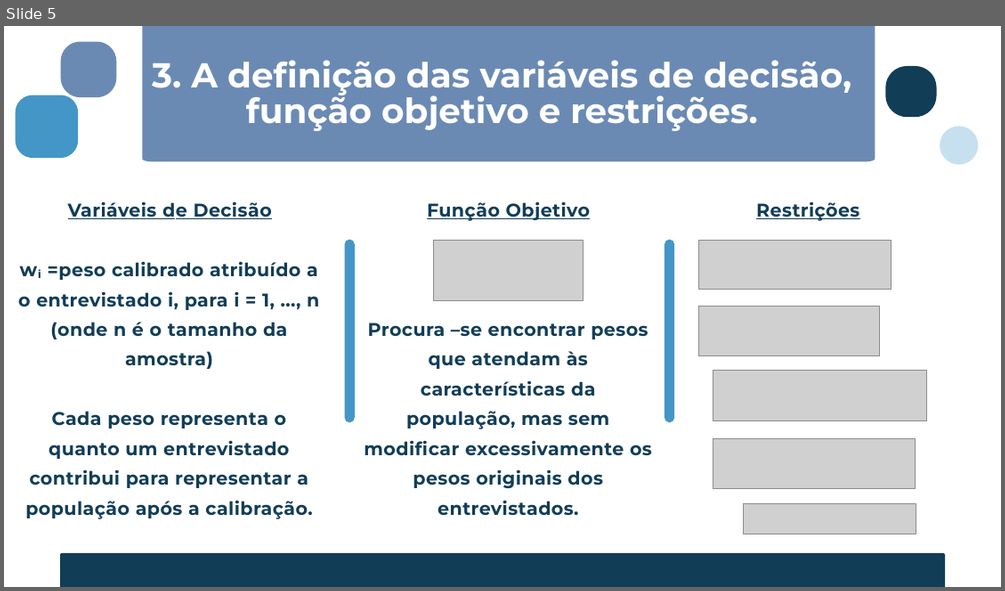
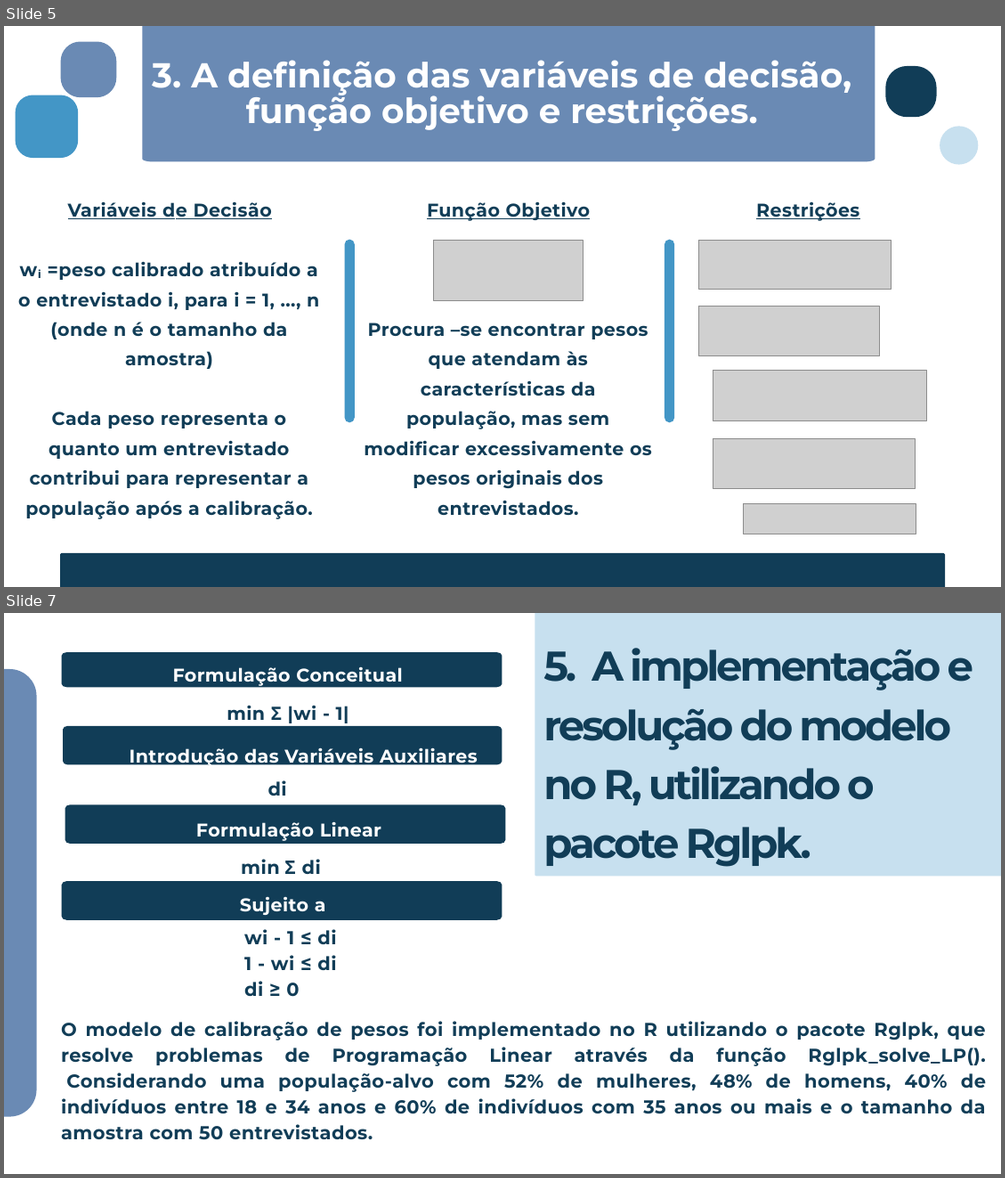
Before and after one commit to VictorLSantana/trabalho-met-num_2026.1, a slide deck: Calibração de Pesos em Surveys Amostrais.pptx. Shown one above the other, each under a label of ours: slide 5 before the commit, slides 5 and 7 after it; the slides between them are not shown. The pictures are 1005x591 and 1005x1178 pixels, drawn with LibreOffice and Linux fonts; fonts in the diff are those of the drawing; grey boxes stand for pictures. Boxes give left, top, right and bottom in pixels: in the first picture for what was removed or moved away, otherwise in the second. Text is boxed around its words. In the diff, an @@ line names an element or a change of style, - is before the commit and + after.

```diff
--- a/Calibração de Pesos em Surveys Amostrais.pptx
+++ b/Calibração de Pesos em Surveys Amostrais.pptx
@@ slide 7 added at [4, 613, 1001, 1174], background #FFFFFF @@
@@ freeform shape added at [534, 613, 1001, 876], fill #C7E0EF @@
@@ freeform shape added at [62, 652, 502, 687], fill #113D57 @@
@@ text added at [543, 648, 973, 867], 60 pt, text #113D57, bold @@
+5. A implementação e resolução do modelo no R, utilizando o pacote Rglpk.
@@ freeform shape added at [4, 669, 37, 1116], fill #6A8AB4 @@
@@ text added at [173, 666, 403, 686], 26.5 pt, text #FFFFFF, bold @@
+Formulação Conceitual
@@ text added at [226, 705, 349, 723], 26.5 pt, text #113D57, bold @@
+min Σ |wi - 1|
@@ freeform shape added at [63, 726, 502, 764], fill #113D57 @@
@@ text added at [129, 747, 477, 767], 26.5 pt, text #FFFFFF, bold @@
+Introdução das Variáveis Auxiliares
@@ text added at [268, 780, 287, 795], 27 pt, text #113D57, bold @@
+di
@@ freeform shape added at [65, 804, 505, 844], fill #113D57 @@
@@ text added at [196, 821, 381, 841], 26.5 pt, text #FFFFFF, bold @@
+Formulação Linear
@@ text added at [241, 859, 321, 874], 27 pt, text #113D57, bold @@
+min Σ di
@@ freeform shape added at [62, 881, 502, 920], fill #113D57 @@
@@ text added at [240, 897, 326, 915], 26.5 pt, text #FFFFFF, bold @@
+Sujeito a
@@ text added at [244, 929, 336, 997], 27 pt, text #113D57, bold @@
+wi - 1 ≤ di
+1 - wi ≤ di
+di ≥ 0
@@ text added at [61, 1021, 986, 1140], 27 pt, text #113D57, bold @@
+O modelo de calibração de pesos foi implementado no R utilizando o pacote Rglpk, que resolve problemas de Programação Linear através da função Rglpk_solve_LP().
+Considerando uma população-alvo com 52% de mulheres, 48% de homens, 40% de indivíduos entre 18 e 34 anos e 60% de indivíduos com 35 anos ou mais e o tamanho da amostra com 50 entrevistados.
```
Also in this commit, not shown: 2 other slides added, 3 slides removed, 1 other file.
